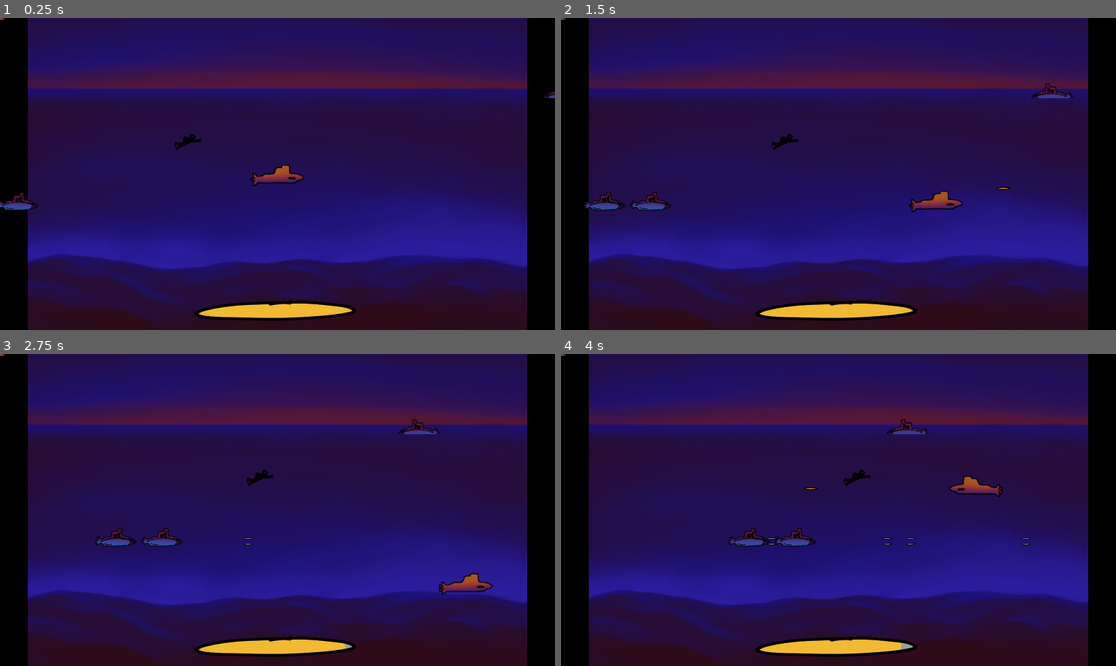
Above: before the commit, frames 1-4 (two rows, left to right).
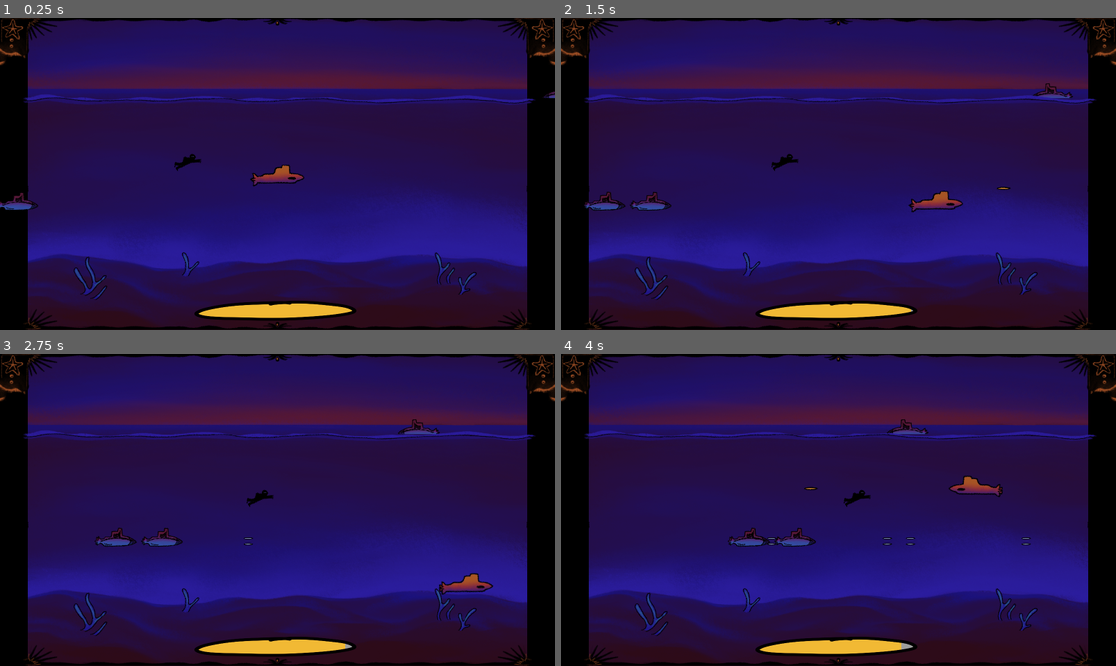
Above: after the commit, the same moments.

Repository: bakdorl/Seaquest
Game: Godot game, scene res://ocean.tscn
The game is run twice, just before and just after one commit, with the same random seed, the same clock (stepped at 60 frames per second) and the same inputs.
Inputs:
- Up to frame 1 (0.25 s): no input
- Up to frame 2 (1.5 s): hold D (right) 0.53-1.28 s; tap Space (shoot) at 0.6, 1.35 s; hold S (down) from 1.28 s (still down)
- Up to frame 3 (2.75 s): release S (down) at 2.03 s; hold D (right) from 2.03 s (still down); tap Space (shoot) at 2.1 s
- Up to frame 4 (4 s): release D (right) at 2.78 s; hold W (up) 2.78-3.53 s; tap Space (shoot) at 2.85, 3.6 s; hold A (left) from 3.53 s (still down)

The runs differ from the first frame. In frame 1, 4.1% of the frame differs, in the area x 0-100%, y 0-100%; in frame 2, 4.1%; in frame 3, 4.1%; in frame 4, 4.1%.

Commit message:
detalhes fundo

Diff:
--- /dev/null
+++ b/background_details.tscn
@@ -0,0 +1,98 @@
+[gd_scene format=3 uid="uid://dwhxcn7bahe22"]
+
+[ext_resource type="Texture2D" uid="uid://b1ithutyo5lyh" path="res://background details/Algas sprite.png" id="1_rxbuu"]
+[ext_resource type="Script" uid="uid://cjs2t1bsgiwat" path="res://algacoral.gd" id="2_p78r2"]
+[ext_resource type="Texture2D" uid="uid://cavwnx5nsfrk6" path="res://background details/WATERLINE sprites.png" id="3_2it6s"]
+[ext_resource type="Texture2D" uid="uid://dtnygporbol6y" path="res://background details/Camada_18.png" id="4_nicop"]
+
+[sub_resource type="GDScript" id="GDScript_ned8m"]
+
+[sub_resource type="AtlasTexture" id="AtlasTexture_lxeqd"]
+atlas = ExtResource("1_rxbuu")
+region = Rect2(0, 0, 1447, 217)
+
+[sub_resource type="AtlasTexture" id="AtlasTexture_kfour"]
+atlas = ExtResource("1_rxbuu")
+region = Rect2(0, 217, 1447, 217)
+
+[sub_resource type="AtlasTexture" id="AtlasTexture_7120d"]
+atlas = ExtResource("1_rxbuu")
+region = Rect2(0, 434, 1447, 217)
+
+[sub_resource type="SpriteFrames" id="SpriteFrames_k7sri"]
+animations = [{
+"frames": [{
+"duration": 1.0,
+"texture": SubResource("AtlasTexture_lxeqd")
+}, {
+"duration": 1.0,
+"texture": SubResource("AtlasTexture_kfour")
+}, {
+"duration": 1.0,
+"texture": SubResource("AtlasTexture_7120d")
+}],
+"loop": true,
+"name": &"defaultalga",
+"speed": 5.0
+}]
+
+[sub_resource type="AtlasTexture" id="AtlasTexture_ykq71"]
+atlas = ExtResource("3_2it6s")
+region = Rect2(0, 0, 1920, 64)
+
+[sub_resource type="AtlasTexture" id="AtlasTexture_gvirt"]
+atlas = ExtResource("3_2it6s")
+region = Rect2(0, 64, 1920, 64)
+
+[sub_resource type="AtlasTexture" id="AtlasTexture_lghcm"]
+atlas = ExtResource("3_2it6s")
+region = Rect2(0, 128, 1920, 64)
+
+[sub_resource type="AtlasTexture" id="AtlasTexture_ayk8t"]
+atlas = ExtResource("3_2it6s")
+region = Rect2(0, 192, 1920, 64)
+
+[sub_resource type="AtlasTexture" id="AtlasTexture_duqj3"]
+atlas = ExtResource("3_2it6s")
+region = Rect2(0, 256, 1920, 64)
+
+[sub_resource type="SpriteFrames" id="SpriteFrames_v4vv0"]
+animations = [{
+"frames": [{
+"duration": 1.0,
+"texture": SubResource("AtlasTexture_ykq71")
+}, {
+"duration": 1.0,
+"texture": SubResource("AtlasTexture_gvirt")
+}, {
+"duration": 1.0,
+"texture": SubResource("AtlasTexture_lghcm")
+}, {
+"duration": 1.0,
+"texture": SubResource("AtlasTexture_ayk8t")
+}, {
+"duration": 1.0,
+"texture": SubResource("AtlasTexture_duqj3")
+}],
+"loop": true,
+"name": &"defaultagua",
+"speed": 5.0
+}]
+
+[node name="background_details" type="Sprite2D" unique_id=934280213]
+script = SubResource("GDScript_ned8m")
+
+[node name="algacoral" type="AnimatedSprite2D" parent="." unique_id=1381799781]
+position = Vector2(952, 888)
+sprite_frames = SubResource("SpriteFrames_k7sri")
+animation = &"defaultalga"
+script = ExtResource("2_p78r2")
+
+[node name="linha_agua" type="AnimatedSprite2D" parent="." unique_id=430913226]
+position = Vector2(956, 278)
+sprite_frames = SubResource("SpriteFrames_v4vv0")
+animation = &"defaultagua"
+
+[node name="frame" type="Sprite2D" parent="." unique_id=1598484936]
+position = Vector2(960, 539)
+texture = ExtResource("4_nicop")
--- a/ocean.tscn
+++ b/ocean.tscn
@@ -9,6 +9,7 @@
 [ext_resource type="Script" uid="uid://1wrbeenktfmd" path="res://spawn_manager.gd" id="9_nrb0v"]
 [ext_resource type="PackedScene" uid="uid://byhnwhm3b0ckx" path="res://enemysub.tscn" id="9_v5bp3"]
 [ext_resource type="PackedScene" uid="uid://bjwx1ipcmh5sv" path="res://area_2d.tscn" id="10_v5bp3"]
+[ext_resource type="PackedScene" uid="uid://dwhxcn7bahe22" path="res://background_details.tscn" id="11_1ixhq"]
 [ext_resource type="PackedScene" uid="uid://ctc0ixokldi6e" path="res://enemysub_two.tscn" id="11_xgj7f"]
 
 [node name="Ocean" type="Node2D" unique_id=1879437640]
@@ -30,7 +31,7 @@
 [node name="oxygen_ui" parent="." unique_id=1118615531 instance=ExtResource("4_bwgqs")]
 
 [node name="diver" parent="." unique_id=2020783172 instance=ExtResource("5_v5bp3")]
-position = Vector2(624, 432)
+position = Vector2(624, 502)
 
 [node name="shark" parent="." unique_id=1477438915 instance=ExtResource("7_06qne")]
 
@@ -43,6 +44,8 @@
 
 [node name="enemysub_two" parent="." unique_id=1871379930 instance=ExtResource("11_xgj7f")]
 
+[node name="background_details" parent="." unique_id=934280213 instance=ExtResource("11_1ixhq")]
+
 [connection signal="oxygen_changed" from="Submarine" to="oxygen_ui/UI/TextureProgressBar" method="_on_submarine_oxygen_changed"]
 
 [editable path="oxygen_ui"]
Binary file added: background details/- lineart ahua.png
Not shown, added: background details/- lineart ahua.png.import
Binary file added: background details/Algas sprite.png
Not shown, added: background details/Algas sprite.png.import
Binary file added: background details/Camada_18.png
Not shown, added: background details/Camada_18.png.import
Binary file added: background details/WATERLINE sprites.png
Not shown, added: background details/WATERLINE sprites.png.import
